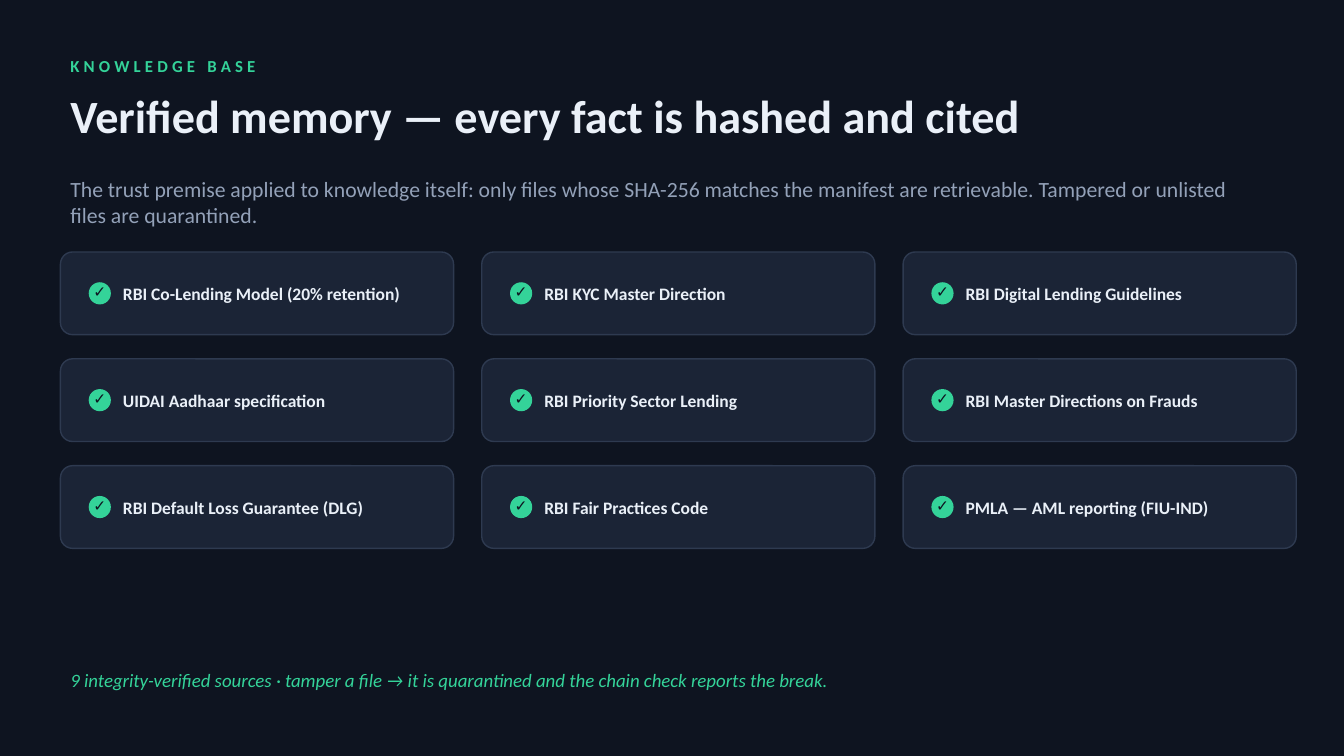
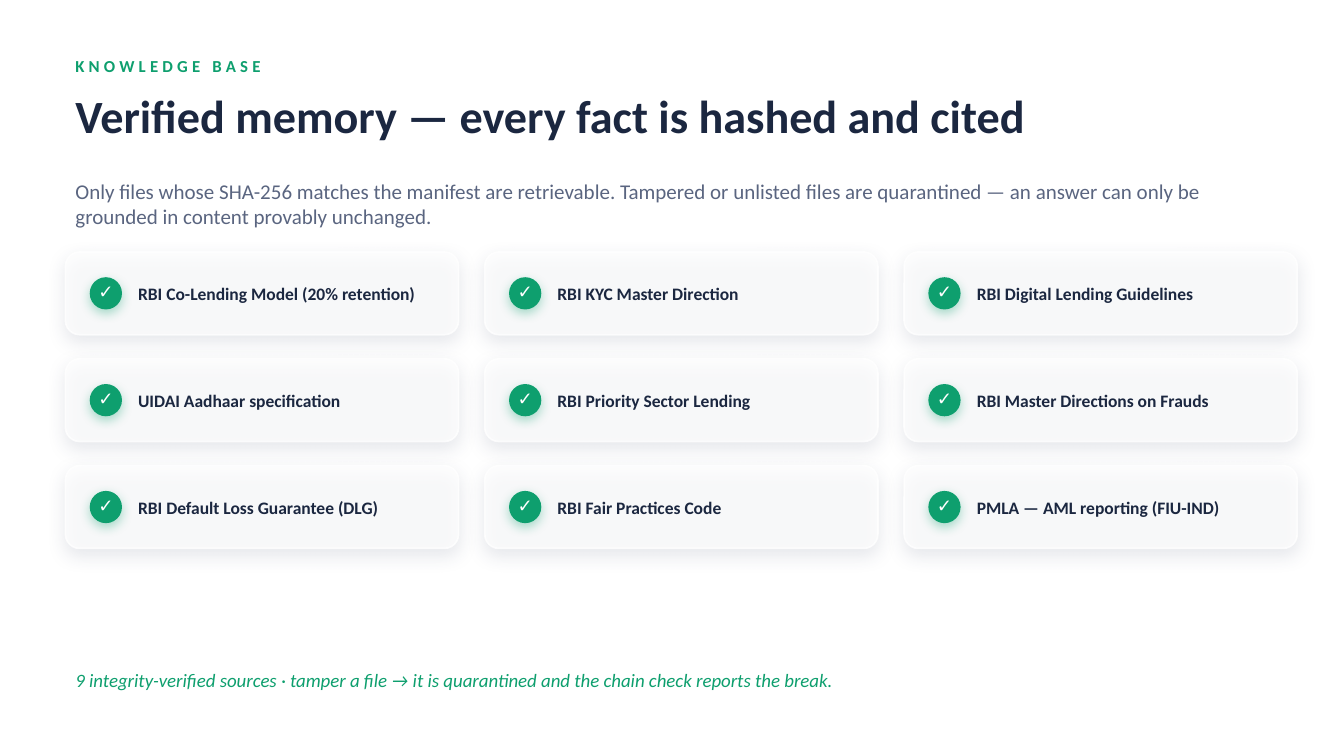
Before and after one commit to KoynaKarmakar/openswarm, a slide deck: slide 9 of docs/VERITAS_OpenSwarm_pitch.pptx. Drawn at 1344x756 pixels with LibreOffice and Linux fonts; fonts in the diff are those of the drawing; background and template pictures are left out. Boxes give left, top, right and bottom in pixels: in the first picture for what was removed or moved away, otherwise in the second. Text is boxed around its words. In the diff, an @@ line names an element or a change of style, - is before the commit and + after.

```diff
--- a/docs/VERITAS_OpenSwarm_pitch.pptx
+++ b/docs/VERITAS_OpenSwarm_pitch.pptx
@@ background #0E1420 to picture (left out) @@
@@ text "KNOWLEDGE BASE" at (75, 61, 260, 72): text colour #34D399 to #0E9F6E @@
@@ text at (75, 184, 1199, 228): text changed; size 15.5 to 15 pt; text colour #93A1B8 to #5A6580 @@
-The trust premise applied to knowledge itself: only files whose SHA-256 matches the manifest are retrievable. Tampered or unlisted files are quarantined.
+Only files whose SHA-256 matches the manifest are retrievable. Tampered or unlisted files are quarantined — an answer can only be grounded in content provably unchanged.
@@ text "RBI Co-Lending Model (20% retention)": place and size @@
-text "RBI Co-Lending Model (20% retention)" at (123, 287, 400, 303)
+text "RBI Co-Lending Model (20% retention)" at (138, 287, 415, 303)
@@ text "RBI KYC Master Direction": place and size @@
-text "RBI KYC Master Direction" at (544, 287, 725, 300)
+text "RBI KYC Master Direction" at (557, 287, 738, 300)
@@ text "RBI Digital Lending Guidelines": place and size @@
-text "RBI Digital Lending Guidelines" at (966, 287, 1182, 303)
+text "RBI Digital Lending Guidelines" at (977, 287, 1193, 303)
@@ ellipse: place and size @@
-ellipse at (89, 282, 111, 304)
+ellipse at (90, 277, 122, 310)
@@ ellipse: place and size @@
-ellipse at (510, 282, 532, 304)
+ellipse at (509, 277, 541, 310)
@@ ellipse: place and size @@
-ellipse at (932, 282, 954, 304)
+ellipse at (929, 277, 961, 310)
@@ fill #1B2436 to #FFFFFF at 70% opacity; outline #2E3A50 1 pt to #FFFFFF 1.25 pt; shadow on; proportions changed in 9 elements at (904, 252, 1298, 335), (904, 359, 1298, 442), (904, 466, 1298, 548), (485, 252, 878, 335), (485, 359, 878, 442), (485, 466, 878, 548), (66, 466, 459, 548), (66, 252, 459, 335), (66, 359, 459, 442) @@
@@ 3 rounded rectangles: place and size @@
-3 rounded rectangles at (60, 252, 454, 548)
+3 rounded rectangles at (66, 252, 459, 548)
@@ text "UIDAI Aadhaar specification": place and size @@
-text "UIDAI Aadhaar specification" at (123, 394, 325, 410)
+text "UIDAI Aadhaar specification" at (138, 394, 340, 410)
@@ text "RBI Priority Sector Lending": place and size @@
-text "RBI Priority Sector Lending" at (544, 394, 737, 410)
+text "RBI Priority Sector Lending" at (557, 394, 750, 410)
@@ text "RBI Master Directions on Frauds": place and size @@
-text "RBI Master Directions on Frauds" at (966, 394, 1197, 407)
+text "RBI Master Directions on Frauds" at (977, 394, 1208, 407)
@@ size 11 to 13 pt, text colour #0E1420 to #FFFFFF in 9 elements at (929, 275, 961, 308), (929, 382, 961, 414), (929, 489, 961, 521), (509, 275, 541, 308), (509, 489, 541, 521), (509, 382, 541, 414), (90, 275, 122, 308), (90, 489, 122, 521), (90, 382, 122, 414) @@
@@ ellipse: place and size @@
-ellipse at (89, 389, 111, 411)
+ellipse at (90, 384, 122, 416)
@@ ellipse: place and size @@
-ellipse at (510, 389, 532, 411)
+ellipse at (509, 384, 541, 416)
@@ ellipse: place and size @@
-ellipse at (932, 389, 954, 411)
+ellipse at (929, 384, 961, 416)
@@ text colour #EAF0F8 to #1B2740 in 10 elements at (75, 100, 1024, 141), (977, 287, 1193, 303), (977, 394, 1208, 407), (977, 501, 1219, 517), (557, 287, 738, 300), (557, 394, 750, 410), (557, 501, 722, 514), (138, 287, 415, 303), (138, 394, 340, 410), (138, 501, 378, 517) @@
@@ text "RBI Default Loss Guarantee (DLG)": place and size @@
-text "RBI Default Loss Guarantee (DLG)" at (123, 501, 363, 517)
+text "RBI Default Loss Guarantee (DLG)" at (138, 501, 378, 517)
@@ text "RBI Fair Practices Code": place and size @@
-text "RBI Fair Practices Code" at (544, 501, 708, 514)
+text "RBI Fair Practices Code" at (557, 501, 722, 514)
@@ text "PMLA — AML reporting (FIU-IND)": place and size @@
-text "PMLA — AML reporting (FIU-IND)" at (966, 501, 1208, 517)
+text "PMLA — AML reporting (FIU-IND)" at (977, 501, 1219, 517)
@@ fill #34D399 to #0E9F6E; shadow on in 9 elements at (929, 277, 961, 310), (929, 384, 961, 416), (929, 491, 961, 523), (509, 277, 541, 310), (509, 384, 541, 416), (509, 491, 541, 523), (90, 277, 122, 310), (90, 384, 122, 416), (90, 491, 122, 523) @@
@@ ellipse: place and size @@
-ellipse at (89, 496, 111, 518)
+ellipse at (90, 491, 122, 523)
@@ ellipse: place and size @@
-ellipse at (510, 496, 532, 518)
+ellipse at (509, 491, 541, 523)
@@ ellipse: place and size @@
-ellipse at (932, 496, 954, 518)
+ellipse at (929, 491, 961, 523)
@@ text "9 integrity-verified sources · tamper ..." at (75, 674, 832, 691): text colour #34D399 to #0E9F6E @@
```
Also in this commit, not shown: 12 other slides changed, 1 slide added.
